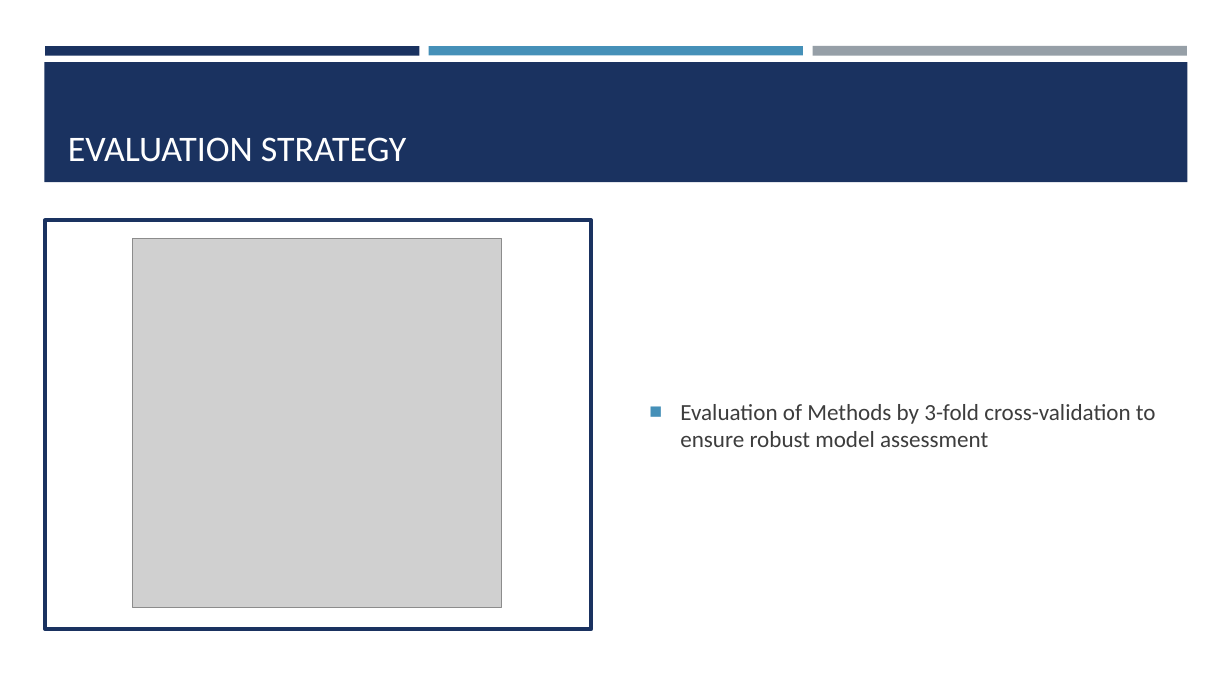
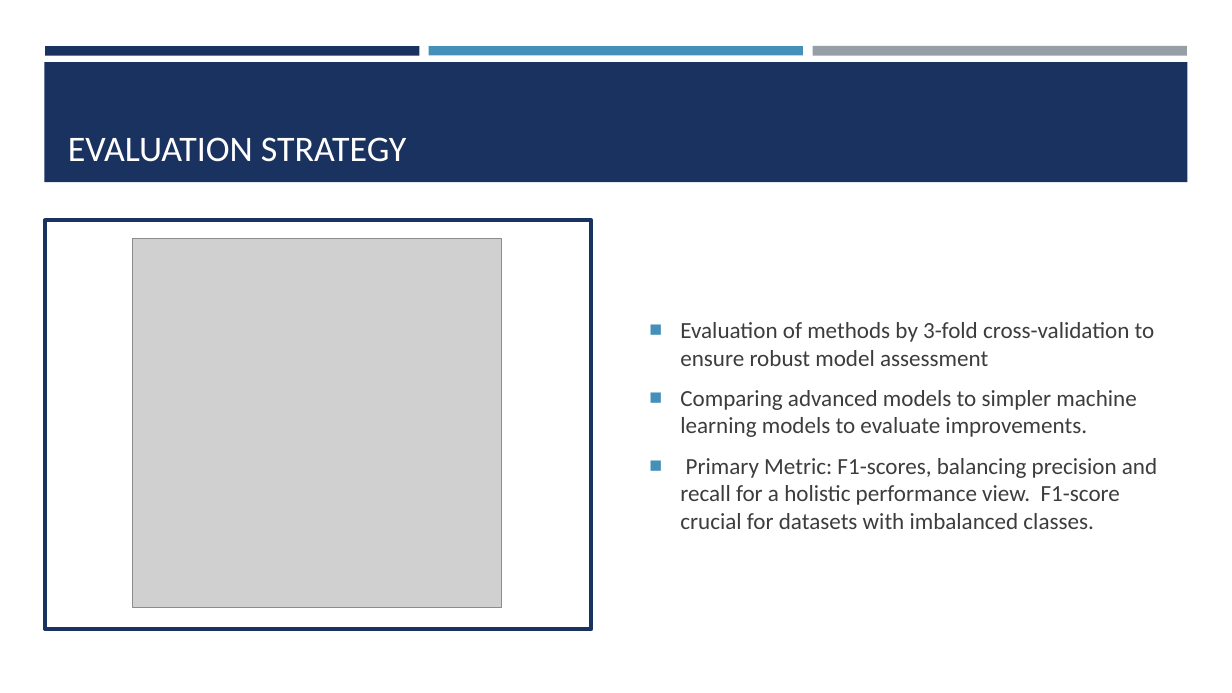
Before and after one commit to josefweibel/nlp-medical-project, a slide deck: slide 5 of presentations/Final Presentation.pptx. Drawn at 1232x693 pixels with LibreOffice and Linux fonts; fonts in the diff are those of the drawing; grey boxes stand for pictures. Boxes give left, top, right and bottom in pixels: in the first picture for what was removed or moved away, otherwise in the second. Text is boxed around its words. In the diff, an @@ line names an element or a change of style, - is before the commit and + after.

```diff
--- a/presentations/Final Presentation.pptx
+++ b/presentations/Final Presentation.pptx
@@ text at box(680, 322, 1157, 529): text changed @@
-■ Evaluation of Methods by 3-fold cross-validation to ensure robust model assessment
+■ Evaluation of methods by 3-fold cross-validation to ensure robust model assessment
+■ Comparing advanced models to simpler machine learning models to evaluate improvements.
+■ Primary Metric: F1-scores, balancing precision and recall for a holistic performance view. F1-score crucial for datasets with imbalanced classes.
```
Also in this commit, not shown: 4 other slides changed, 1 slide added, 1 slide removed, 1 other file.
